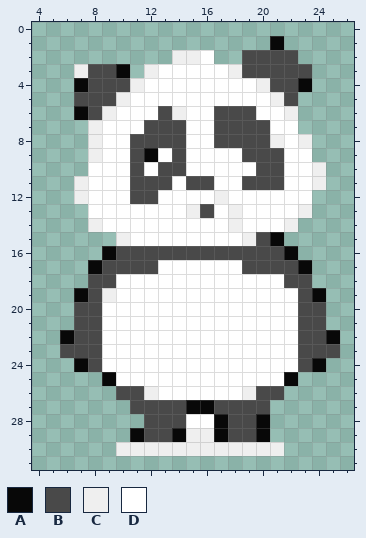
Two versions of one pixel-art sprite, parsed/images/panda.png. The first picture shows the starting point.
The file is 32x32 pixels. Shown: x 4..26, y 0..31.
Palette (. is transparent): A #080808  B #494949  C #efefef  D #ffffff
And afterwards:
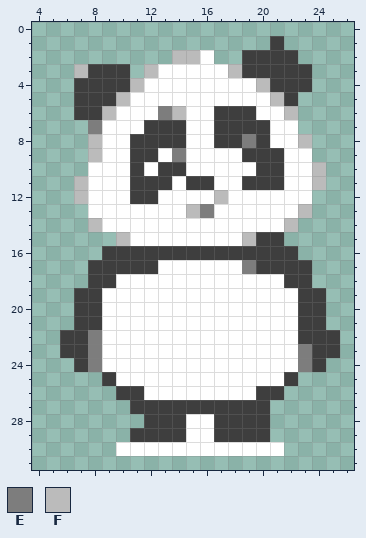
Colours new in this view: E #7d7d7d  F #bbbbbb
The exact change:
colour B: #494949 -> #3e3e3e
y 1: x 21 A -> B
y 2: x 14..15 CC -> FF
y 3: x 7 C -> F; x 10 A -> B; x 12 C -> F; x 18 C -> F
y 4: x 7 A -> B; x 11 C -> F; x 20 C -> F; x 23 A -> B
y 5: x 10 C -> F; x 21 C -> F
y 6: x 7 A -> B; x 9 C -> F; x 13..14 BC -> EF; x 22 C -> F
y 7: x 8 C -> E
y 8: x 8 C -> F; x 19 B -> E; x 21 C -> D; x 23 C -> F
y 9: x 8 C -> F; x 12 A -> B; x 14 B -> E
y 10: x 24 C -> F
y 11: x 7 C -> F; x 24 C -> F
y 12: x 7 C -> F; x 17 C -> F
y 13: x 15..16 CB -> FE; x 18 C -> D; x 23 C -> F
y 14: x 8 C -> F; x 18 C -> D; x 22 C -> F
y 15: x 10 C -> F; x 19 C -> F; x 21 A -> B
y 16: x 9 A -> B; x 22 A -> B
y 17: x 8 A -> B; x 19 B -> E; x 23 A -> B
y 19: x 7 A -> B; x 9 C -> D; x 24 A -> B
y 22: x 6 A -> B; x 8 B -> E; x 25 A -> B
y 23: x 8 B -> E; x 23 B -> E
y 24: x 7..8 AB -> BE; x 23..24 BA -> EB
y 25: x 9 A -> B; x 22 A -> B
y 26: x 12 C -> D; x 19 C -> D
y 27: x 15..16 AA -> BB
y 28: x 17 A -> B; x 20 A -> B
y 29: x 11 A -> B; x 14..17 ACCA -> BDDB; x 20 A -> B
y 30: x 10..21 CCCCCCCCCCCC -> DDDDDDDDDDDD
Boxes around the changes in both pictures, in picture pixels (x1, y1, x2, y2):
changed: (60, 36, 340, 456)
